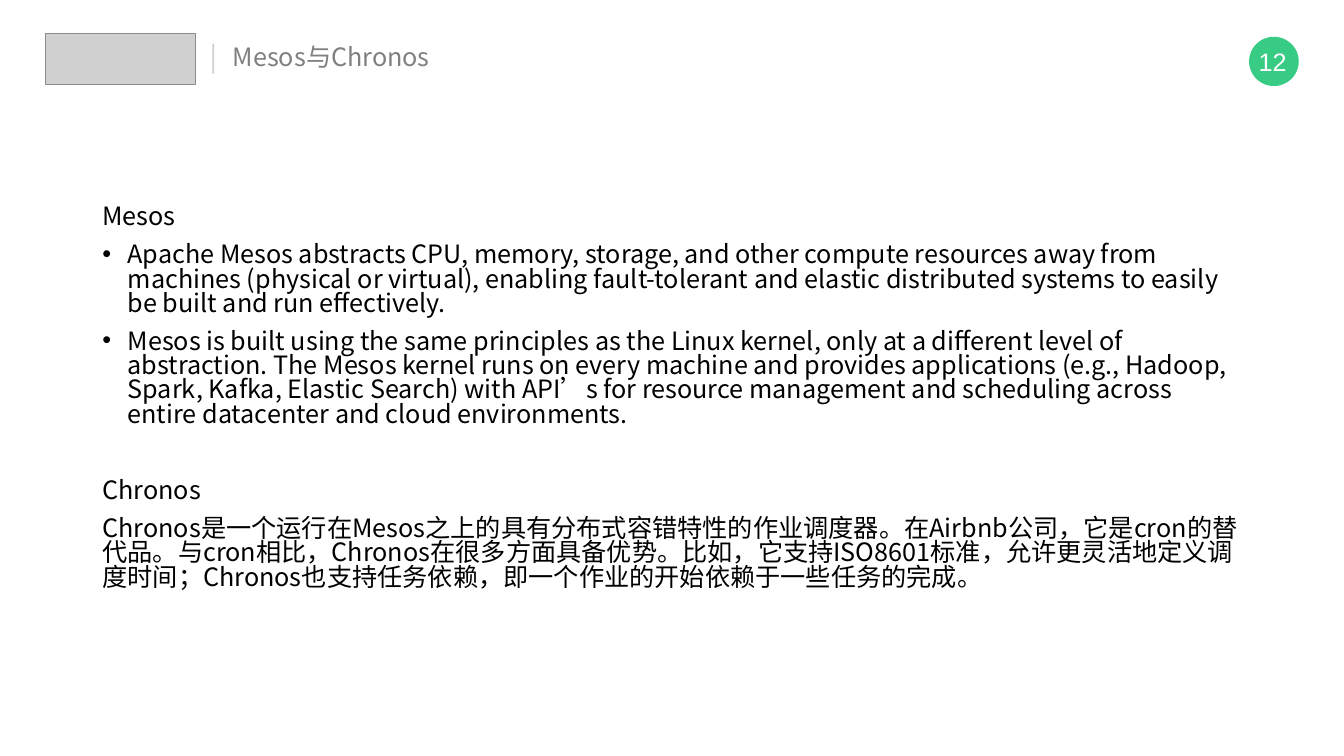
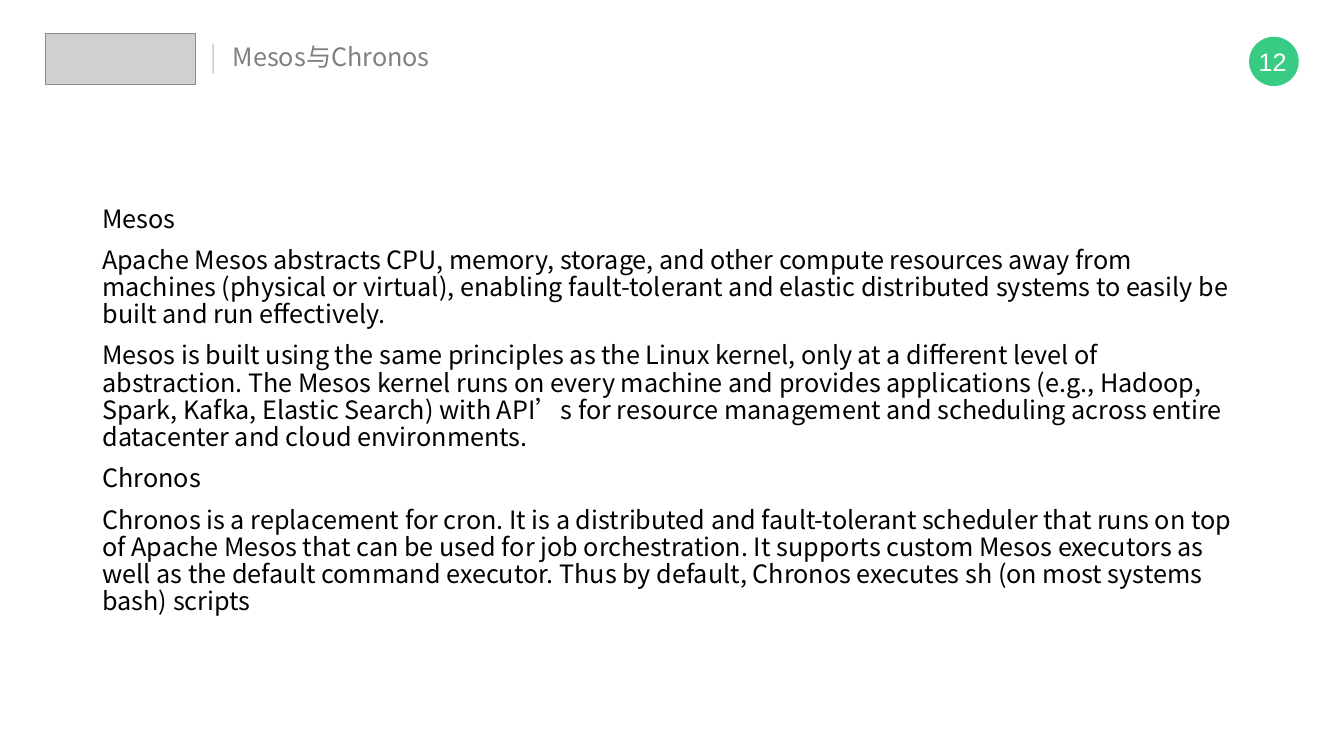
Before and after one commit to IT18Monkey/java-learn-note, a slide deck: slide 19 of 技术分享/浅尝docker.pptx. Drawn at 1344x756 pixels with LibreOffice and Linux fonts; fonts in the diff are those of the drawing; grey boxes stand for pictures. Boxes give left, top, right and bottom in pixels: in the first picture for what was removed or moved away, otherwise in the second. Text is boxed around its words. In the diff, an @@ line names an element or a change of style, - is before the commit and + after.

```diff
--- a/技术分享/浅尝docker.pptx
+++ b/技术分享/浅尝docker.pptx
@@ text at (102, 209, 1229, 488): line spacing 0.8 to 0.9; bullet • to none @@
@@ text at (102, 508, 1231, 616): text changed @@
-Chronos是一个运行在Mesos之上的具有分布式容错特性的作业调度器。在Airbnb公司，它是cron的替代品。与cron相比，Chronos在很多方面具备优势。比如，它支持ISO8601标准，允许更灵活地定义调度时间；Chronos也支持任务依赖，即一个作业的开始依赖于一些任务的完成。
+Chronos is a replacement for cron. It is a distributed and fault-tolerant scheduler that runs on top of Apache Mesos that can be used for job orchestration. It supports custom Mesos executors as well as the default command executor. Thus by default, Chronos executes sh (on most systems bash) scripts
```
Also in this commit, not shown: 1 other slide changed, 1 slide removed.
